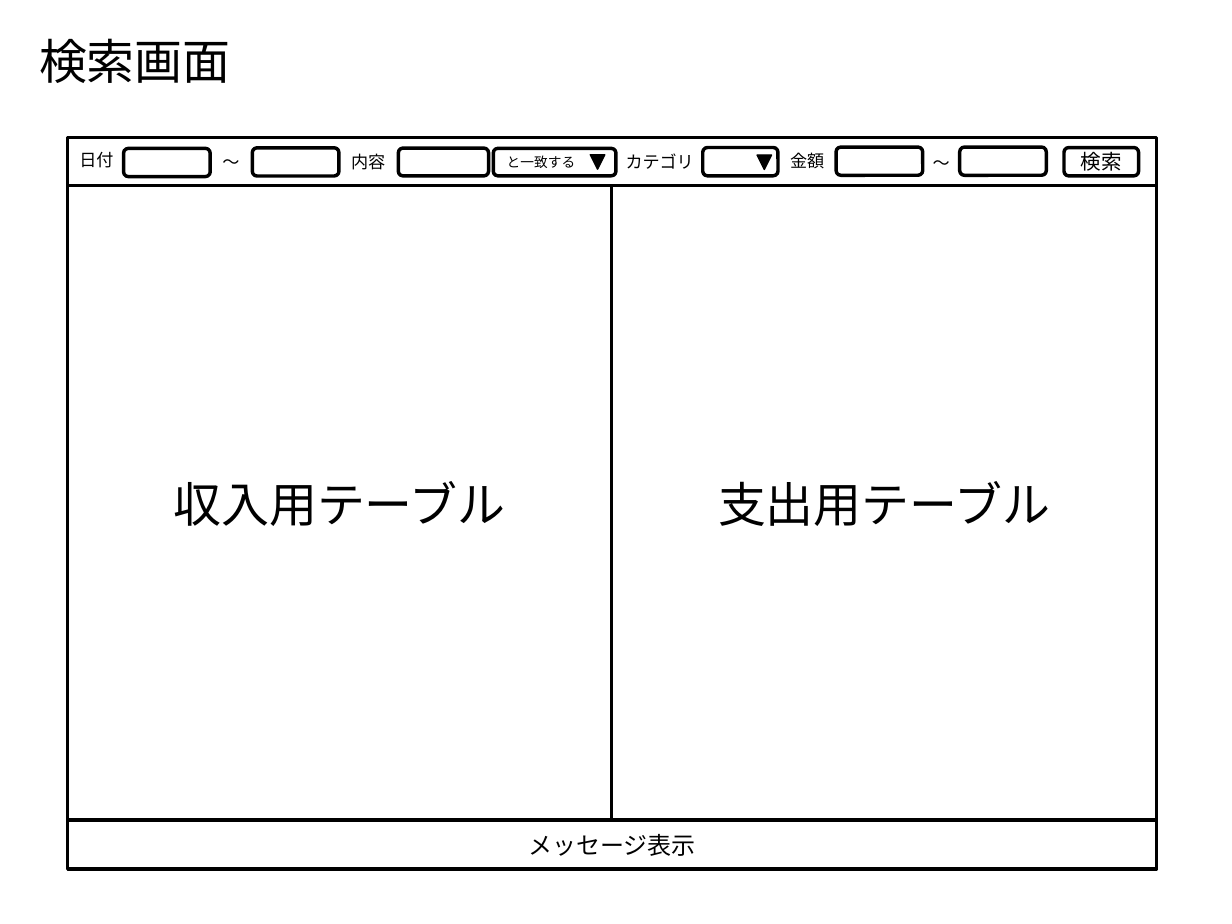
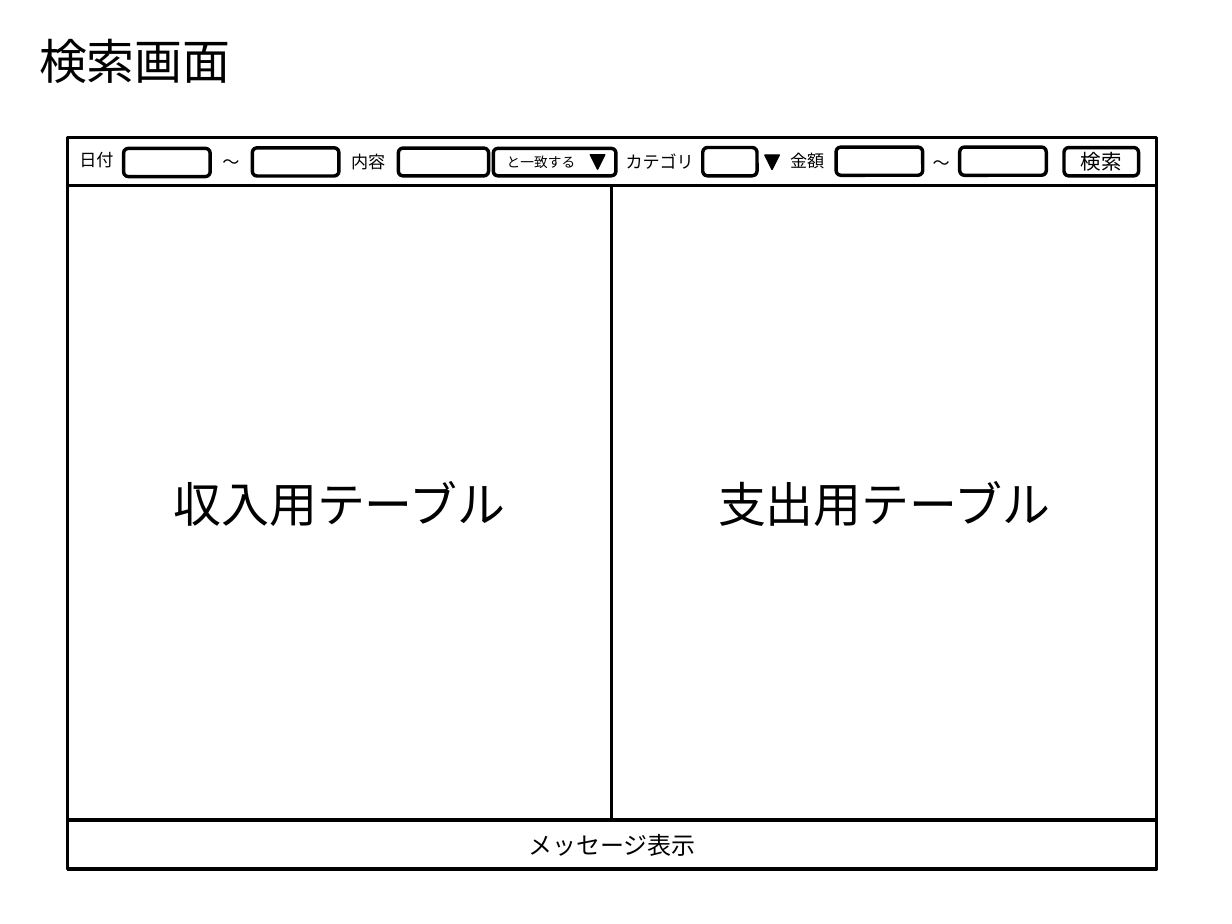
Before and after one commit to Leonis0813/chort, a slide deck: slide 2 of bin/zosma.pptx. Drawn at 1232x924 pixels with LibreOffice and Linux fonts; fonts in the diff are those of the drawing. Boxes give left, top, right and bottom in pixels: in the first picture for what was removed or moved away, otherwise in the second. Text is boxed around its words. In the diff, an @@ line names an element or a change of style, - is before the commit and + after.

```diff
--- a/bin/zosma.pptx
+++ b/bin/zosma.pptx
@@ rounded rectangle: place and size @@
-rounded rectangle at [702,148,777,176]
+rounded rectangle at [702,148,756,176]
@@ triangle: place and size @@
-triangle at [758,155,772,170]
+triangle at [765,155,780,170]
```
Also in this commit, not shown: 1 slide added, 1 other file.
